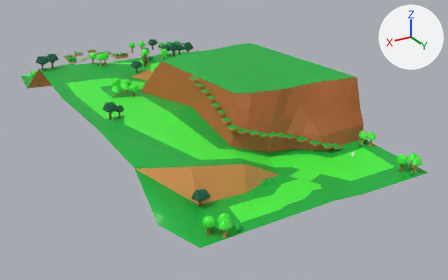
The Blender file public/assets/blend/world/Level2World.blend as it was, and as the next commit left it.
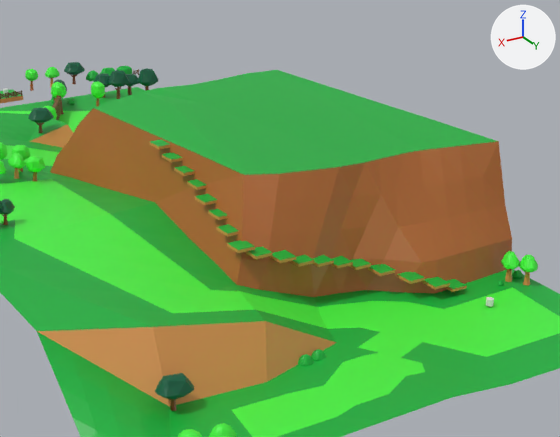
Each version is shown whole from a 50 mm lens placed at (106.2, 273.7, 79.6), pointed at (-1.3, 94.7, -10.0), then close up on the part from 26% to 86% of the width and 3% to 78% of the height. Lighting does not change. The marker at upper right points along +X, +Y and +Z.

In view in the first close-up: 'CatSize.001', 'Terrain', 'check2_treesnshrubs', 'check3_treesnshrubs'.
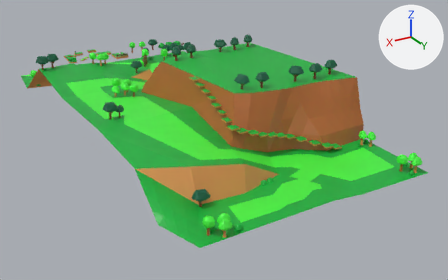
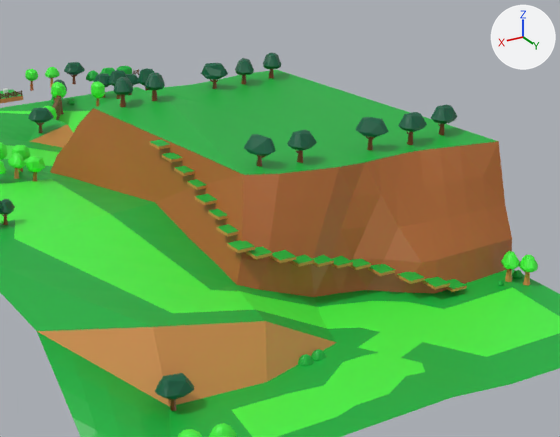
Location of each change, [x1, y1, x2, y2] in pixels of the close-ups (560 x 437 px):
'check4_treesnshrubs', added (green): after [114, 52, 458, 167]
'CatSize.001', deleted: before [486, 297, 494, 307]

What the commit changed:
Mesh me_circle_004 is new.
It has 742 vertices, 1016 faces, 1 loose edge and spans x -27.1..12.3, y 78.7..126.1, z 18.2..23.9.
It uses material mat_hept32 (picture img_hept32_8x_png).
Object 'CatSize.001' (ob_catsize_001) is deleted.
Object 'check4_treesnshrubs' (ob_check4_treesnshrubs) is new; it shows me_circle_004.
Its location is (0.0, 0.0, 0.0).
